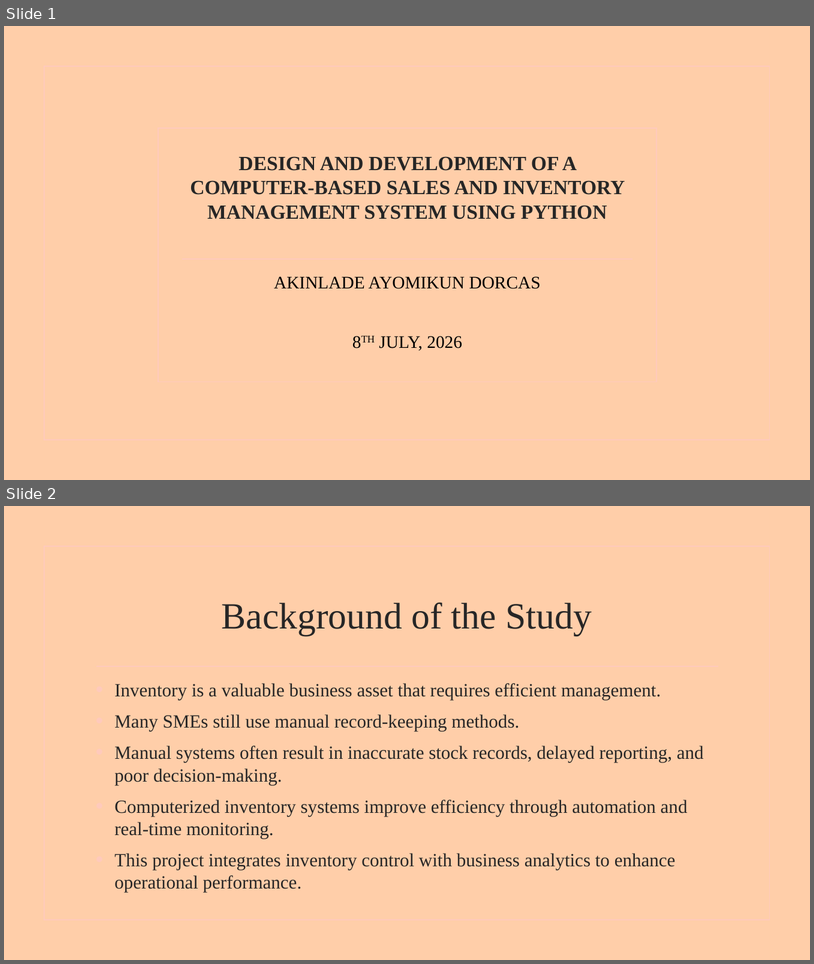
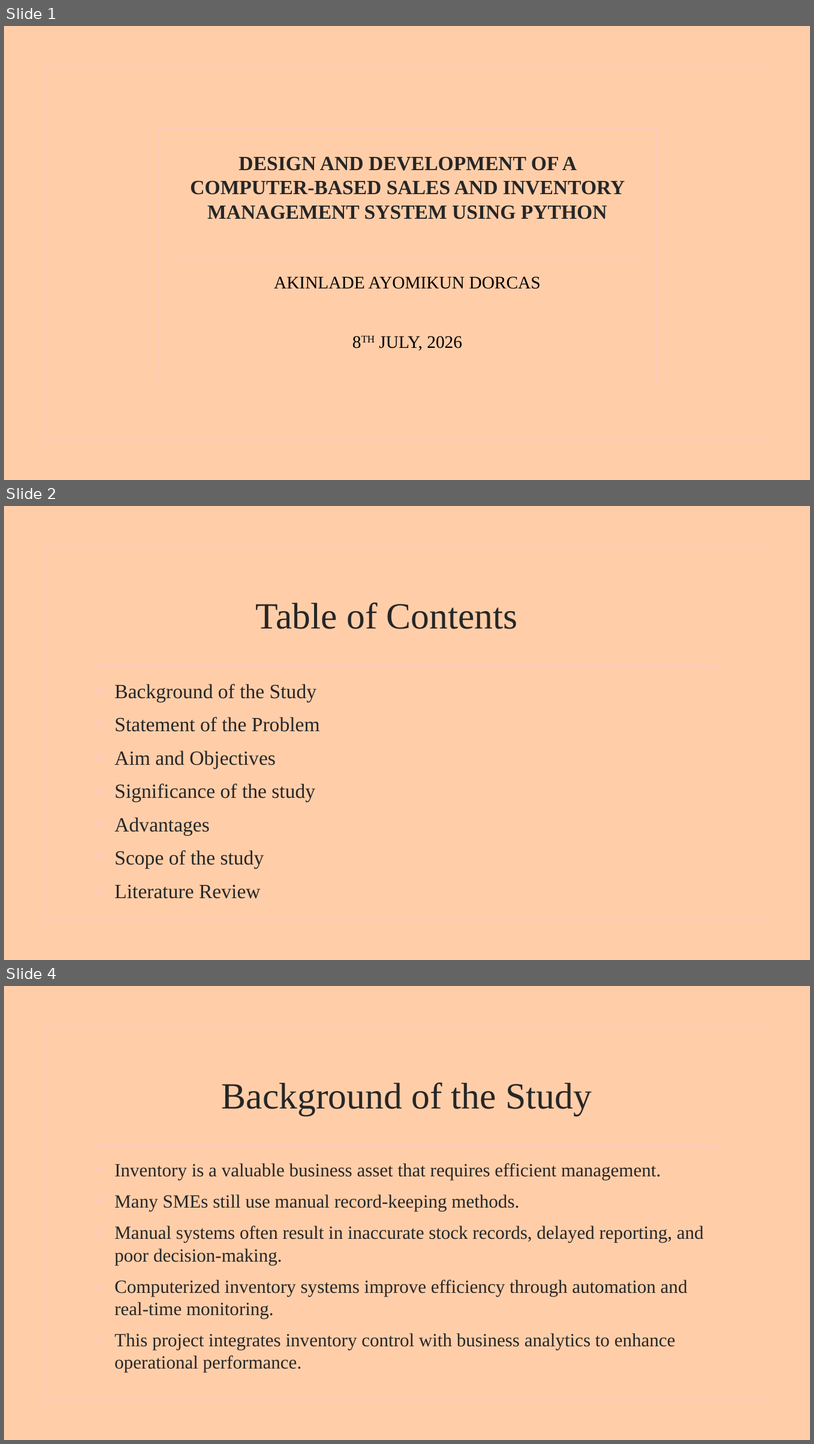
Before and after one commit to Ayomikun721/PYTHON-SYNTHAX, a slide deck: AYOMIKUN PYTHON SYNTHAX.pptx. Shown one above the other, each under a label of ours: slides 1 and 2 before the commit, slides 1, 2 and 4 after it; the slides between them are not shown. The pictures are 814x964 and 814x1444 pixels, drawn with LibreOffice and Linux fonts; fonts in the diff are those of the drawing; background and template pictures are left out. Boxes give left, top, right and bottom in pixels: in the first picture for what was removed or moved away, otherwise in the second. Text is boxed around its words. In the diff, an @@ line names an element or a change of style, - is before the commit and + after.

```diff
--- a/AYOMIKUN PYTHON SYNTHAX.pptx
+++ b/AYOMIKUN PYTHON SYNTHAX.pptx
@@ slide 2 added at (x1=4, y1=506, x2=810, y2=960), background picture (left out); not listed: 2 template elements that a slide beside it also shows @@
@@ title added at (x1=256, y1=602, x2=518, y2=629), 44 pt, text #262626 @@
+Table of Contents
@@ text added at (x1=114, y1=684, x2=320, y2=898), 24 pt, text #262626 @@
+• Background of the Study
+• Statement of the Problem
+• Aim and Objectives
+• Significance of the study
+• Advantages
+• Scope of the study
+• Literature Review
@@ what was slide 2 is now slide 4 @@
```
Also in this commit, not shown: 3 other slides added, 1 other file.
